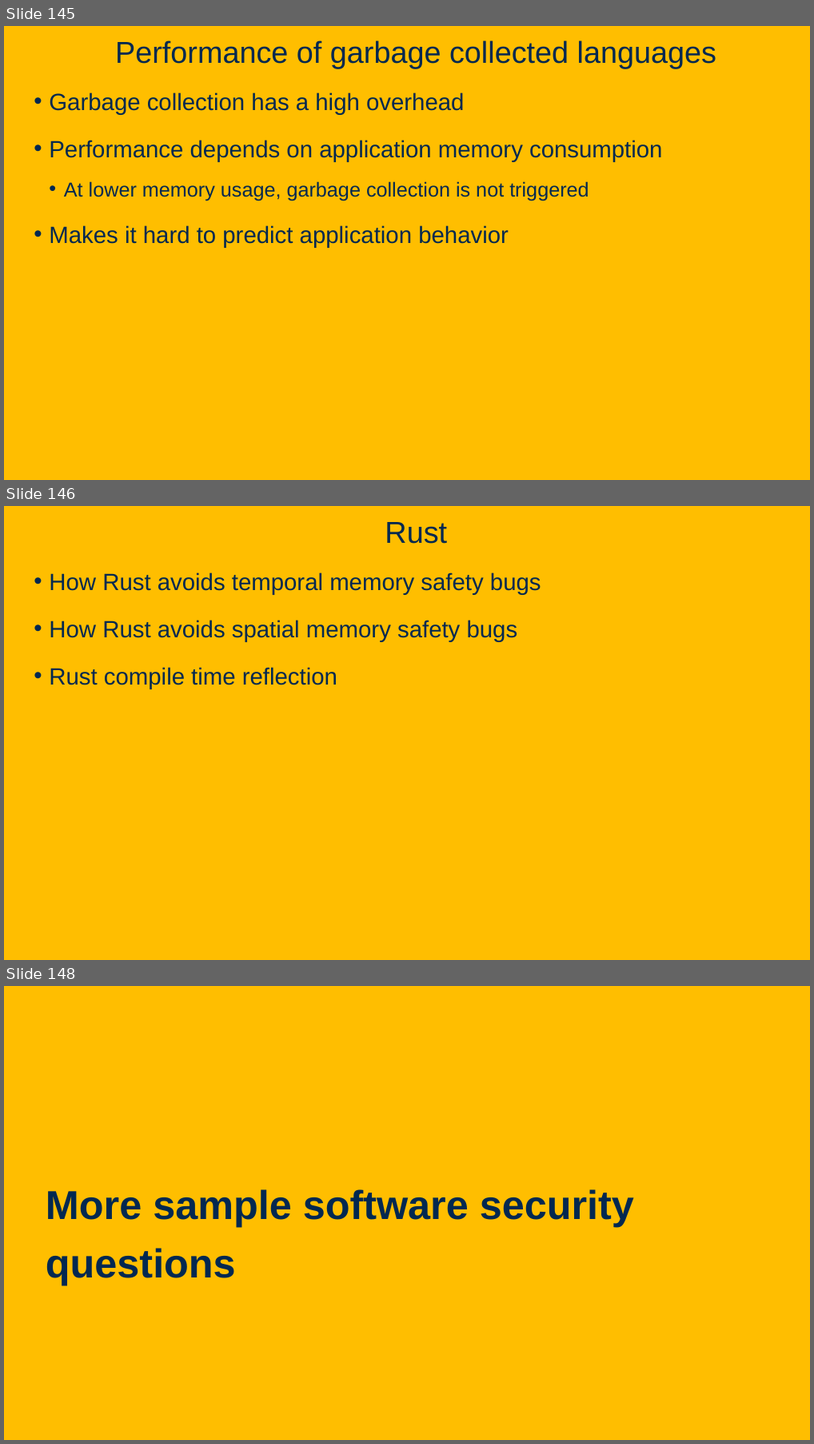
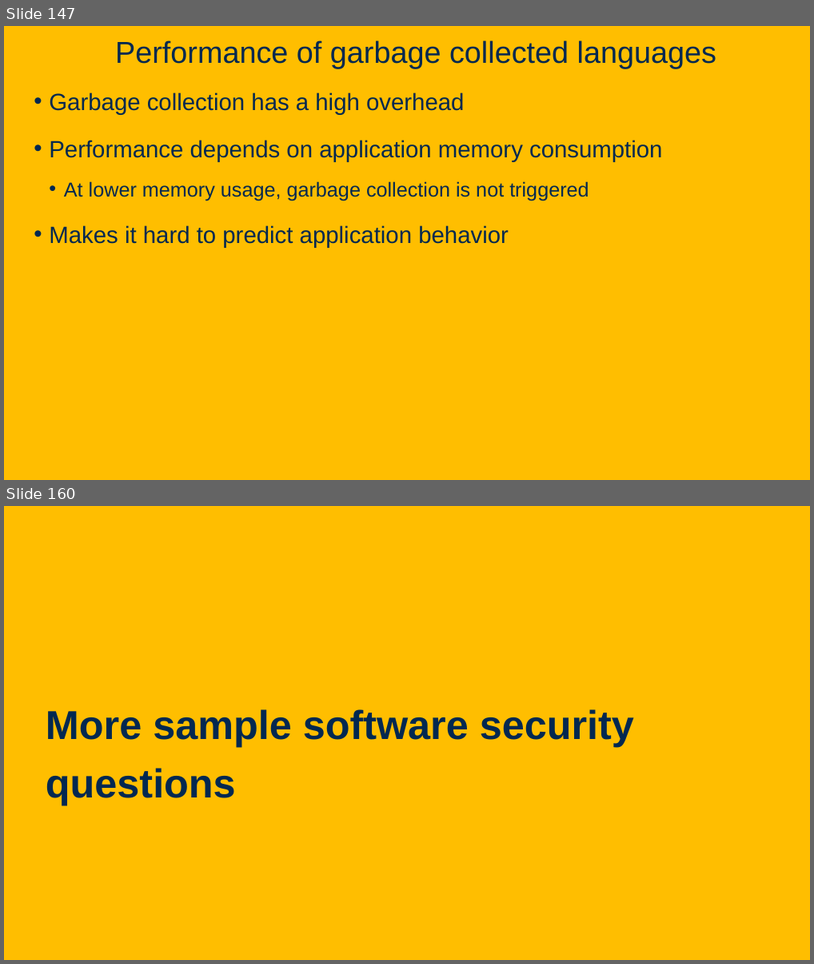
Before and after one commit to davsec-teaching/ecs160-f25, a slide deck: slides/9_software_security.pptx. Shown one above the other, each under a label of ours: slides 145, 146 and 148 before the commit, slides 147 and 160 after it; the slides between them are not shown. The pictures are 814x1444 and 814x964 pixels, drawn with LibreOffice and Linux fonts; fonts in the diff are those of the drawing; background and template pictures are left out. Boxes give left, top, right and bottom in pixels: in the first picture for what was removed or moved away, otherwise in the second. Text is boxed around its words. In the diff, an @@ line names an element or a change of style, - is before the commit and + after.

```diff
--- a/slides/9_software_security.pptx
+++ b/slides/9_software_security.pptx
@@ slide 146 removed at [4,506,810,960], background picture (left out) @@
@@ title removed at [385,522,447,544] @@
-Rust
@@ text removed at [49,572,542,689] @@
-• How Rust avoids temporal memory safety bugs
-• How Rust avoids spatial memory safety bugs
-• Rust compile time reflection
@@ what was slide 145 is now slide 147 @@
@@ what was slide 148 is now slide 160 @@
```
Also in this commit, not shown: 1 slide changed, 13 slides added.
